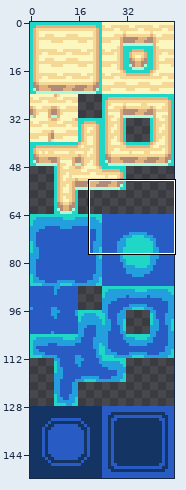
Sprite sheet -- Sprites/Tiles/tiles.png. Above: a wide view before the commit, with the close-up outlined.
Close-up. Before the commit:
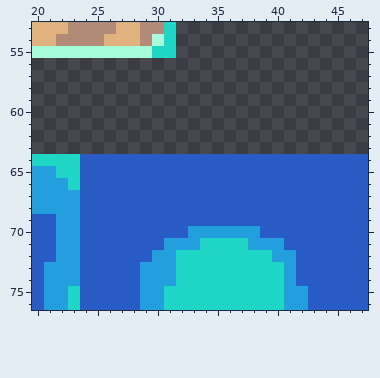
The file is 48x152 pixels. Shown: x 20..47, y 53..76.
New version:
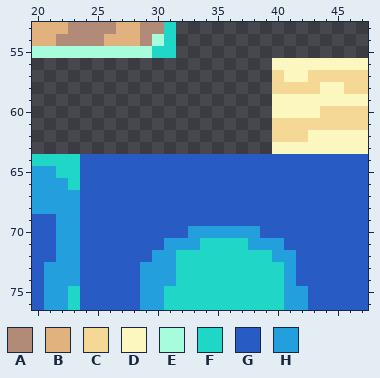
Palette (. is transparent): A #b28b78  B #e2b27e  C #f6d896  D #fcf7be  E #a6fcdb  F #20d6c7  G #285cc4  H #249fde
Difference:
Colour C is added in row 57 at x 40 and 43 to 47; in row 58 at x 40 to 43 and 46 to 47; in row 60 at x 44 to 47; in row 61 at x 40 to 47; in row 62 at x 40 to 42.
Colour D is added in row 56 at x 40 to 47; in row 57 at x 41 to 42; in row 58 at x 44 to 45; in row 59 at x 40 to 47; in row 60 at x 40 to 43; in row 62 at x 43 to 47.
Colour D is added in row 63 at x 40 to 47.
